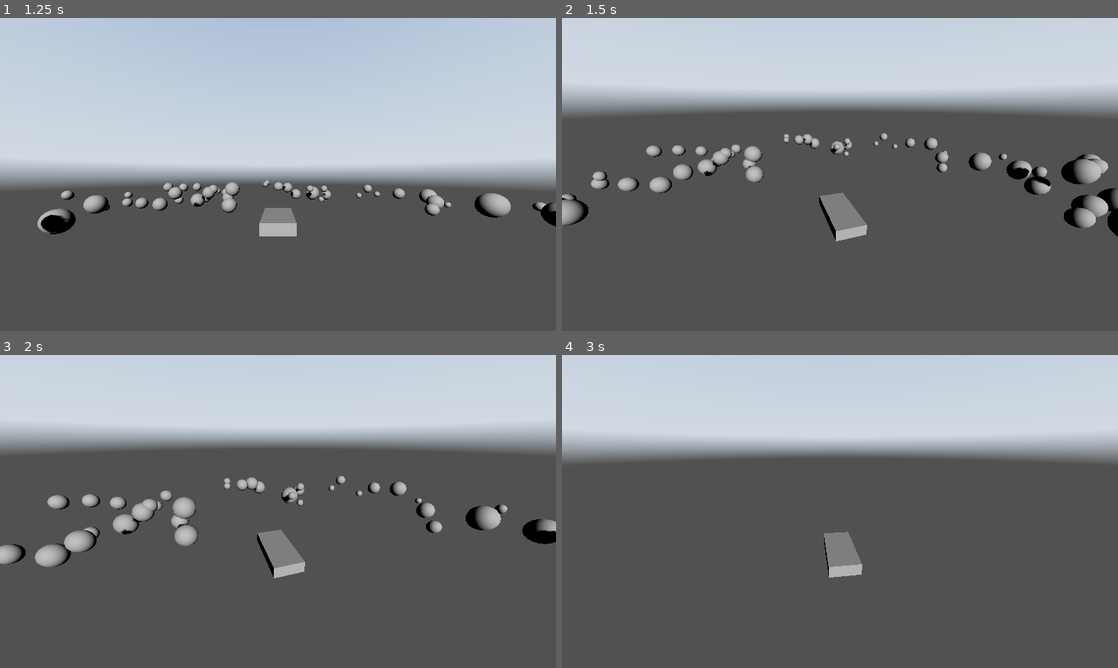
Above: before the commit, frames 1-4 (two rows, left to right).
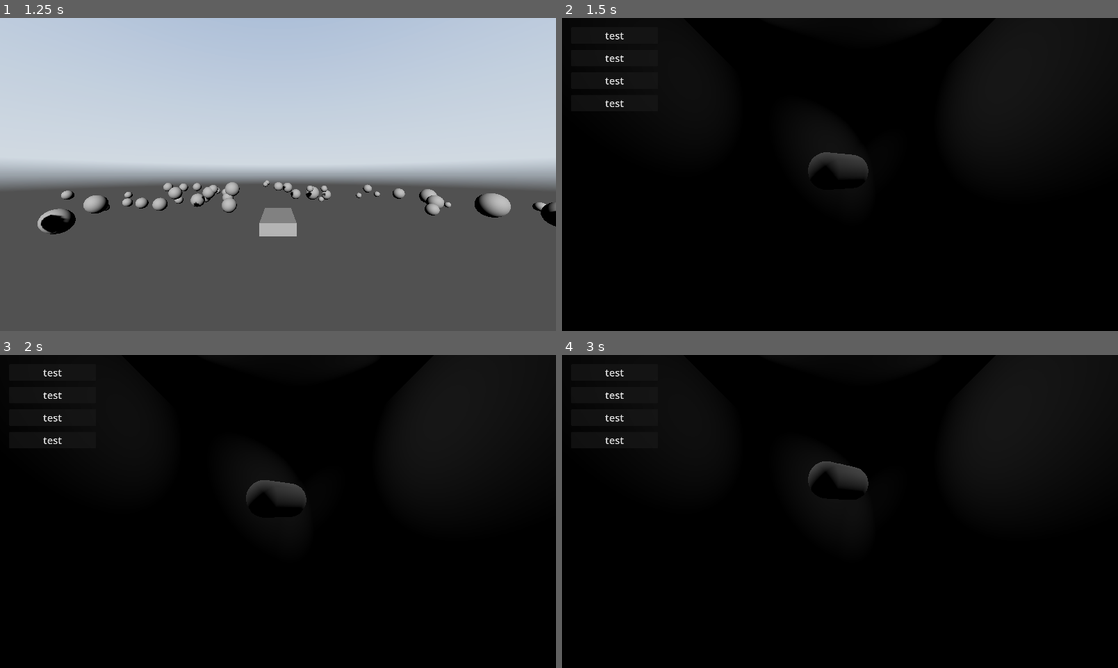
Above: after the commit, the same moments.

Repository: NoFunAllWorkGames/PSX-Strike
Game: Godot game, scene res://scenes/Main_Menu.tscn
The game is run twice, just before and just after one commit, with the same random seed, the same clock (stepped at 60 frames per second) and the same inputs. A sky picture missing from this copy of the repository is replaced by a grey-blue gradient.
Inputs (mouse positions are in pixels of both pictures, inside the frame that each line leads up to):
- Up to frame 1 (1.25 s): click "Start" at 0.5 s
- Up to frame 2 (1.5 s): tap Enter at 1.25 s; move the mouse to (867, 174) at 1.27 s; hold W (ship_forward) from 1.28 s (still down); hold G (interact, bound only after the commit) from 1.28 s (still down)
- Up to frame 3 (2 s): keep holding W (ship_forward); keep holding G (interact, bound only after the commit)
- Up to frame 4 (3 s): keep holding W (ship_forward); move the mouse to (812, 511) at 2.02 s; release G (interact, bound only after the commit) at 2.03 s; tap Space (ship_ascend) at 2.1 s; tap G (interact, bound only after the commit) at 2.3 s; move the mouse to (851, 505) at 2.77 s; hold G (interact, bound only after the commit) from 2.78 s (still down)

Frame 1 is identical in both runs. In frame 2, 99% of the frame differs, in the area x 0-100%, y 0-100%; in frame 3, 99%; in frame 4, 100%.

Commit message:
Update the space map and make it possible to enter the station

Diff:
--- a/project.godot
+++ b/project.godot
@@ -84,6 +84,21 @@
 "events": [Object(InputEventKey,"resource_local_to_scene":false,"resource_name":"","device":-1,"window_id":0,"alt_press …(191 unchanged characters)…
 ]
 }
+interact={
+"deadzone": 0.2,
+"events": [Object(InputEventKey,"resource_local_to_scene":false,"resource_name":"","device":-1,"window_id":0,"alt_pressed":false,"shift_pressed":false,"ctrl_pressed":false,"meta_pressed":false,"pressed":false,"keycode":0,"physical_keycode":71,"key_label":0,"unicode":103,"location":0,"echo":false,"script":null)
+]
+}
+
+[layer_names]
+
+3d_physics/layer_1="Terrain"
+3d_physics/layer_2="Player"
+3d_physics/layer_3="Enemies"
+3d_physics/layer_4="Player_Bullet"
+3d_physics/layer_5="Enemy_Bullet"
+3d_physics/layer_6="Items"
+3d_physics/layer_7="Interactables"
 
 [physics]
 
--- a/scenes/Space.tscn
+++ b/scenes/Space.tscn
@@ -2,15 +2,18 @@
 
 [ext_resource type="PackedScene" uid="uid://cocc38n36ifjn" path="res://scenes/Template.tscn" id="1_3swrr"]
 [ext_resource type="Sky" uid="uid://wimhj3dn3heq" path="res://assets/Skybox/NightSkyHDRI007 /NightSkyHDRI007_2K.tres" id="2_c73yp"]
-[ext_resource type="Script" uid="uid://dc1adp2x5x3yf" path="res://src/circular_asteroid_test.gd" id="2_l0l3b"]
+[ext_resource type="Script" uid="uid://cbdjubbobjtoo" path="res://src/ui/action_prompt.gd" id="2_irlk4"]
 [ext_resource type="PackedScene" uid="uid://duiklfa8xdjer" path="res://scenes/Ships/PlayerShip_Archon.tscn" id="3_3hkh3"]
 [ext_resource type="MultiMesh" uid="uid://2xx6jvea3f7r" path="res://assets/asteroidsMesh.tres" id="3_irlk4"]
+[ext_resource type="Script" uid="uid://bdgcsfkbcq73p" path="res://src/interactables/space_station_outside.gd" id="3_yl7bd"]
 
-[sub_resource type="SphereMesh" id="SphereMesh_l0l3b"]
+[sub_resource type="StandardMaterial3D" id="StandardMaterial3D_yl7bd"]
 
-[sub_resource type="MultiMesh" id="MultiMesh_3hkh3"]
-transform_format = 1
-mesh = SubResource("SphereMesh_l0l3b")
+[sub_resource type="StandardMaterial3D" id="StandardMaterial3D_irlk4"]
+albedo_color = Color(1, 0, 0, 1)
+
+[sub_resource type="BoxShape3D" id="BoxShape3D_3hkh3"]
+size = Vector3(5, 5, 5)
 
 [sub_resource type="Environment" id="Environment_l0l3b"]
 background_mode = 2
@@ -21,12 +24,68 @@
 
 [node name="Scene" unique_id=1408701904 instance=ExtResource("1_3swrr")]
 
+[node name="CanvasLayer" type="CanvasLayer" parent="Canvases" parent_id_path=PackedInt32Array(1266257925) index="0" unique_id=473764402]
+
+[node name="SpaceUI" type="Control" parent="Canvases/CanvasLayer" index="0" unique_id=718956960]
+layout_mode = 3
+anchors_preset = 15
+anchor_right = 1.0
+anchor_bottom = 1.0
+grow_horizontal = 2
+grow_vertical = 2
+mouse_filter = 1
+
+[node name="CenterContainer" type="CenterContainer" parent="Canvases/CanvasLayer/SpaceUI" index="0" unique_id=129925316]
+layout_mode = 1
+anchors_preset = 15
+anchor_right = 1.0
+anchor_bottom = 1.0
+grow_horizontal = 2
+grow_vertical = 2
+
+[node name="ActionPrompt" type="Label" parent="Canvases/CanvasLayer/SpaceUI/CenterContainer" index="0" unique_id=1055600979]
+layout_mode = 2
+theme_override_font_sizes/font_size = 32
+horizontal_alignment = 3
+script = ExtResource("2_irlk4")
 
 [node name="Asteroids" type="MultiMeshInstance3D" parent="World/Environment" parent_id_path=PackedInt32Array(1932253135) index="0" unique_id=1545041538]
 multimesh = ExtResource("3_irlk4")
 
+[node name="SpaceStation" type="CSGCombiner3D" parent="World/Environment" parent_id_path=PackedInt32Array(1932253135) index="1" unique_id=1998275679]
+transform = Transform3D(1, 0, 0, 0, 1, 0, 0, 0, 1, 0, 0, 21.893639)
+use_collision = true
+collision_mask = 66
+script = ExtResource("3_yl7bd")
+
+[node name="OmniLight3D" type="OmniLight3D" parent="World/Environment/SpaceStation" index="0" unique_id=1325313887]
+transform = Transform3D(1, 0, 0, 0, 1, 0, 0, 0, 1, 0, 0, 0.47268486)
+light_energy = 3.519
+light_bake_mode = 1
+omni_range = 5.895
+
+[node name="Hull" type="CSGBox3D" parent="World/Environment/SpaceStation" index="1" unique_id=1583875388]
+transform = Transform3D(1, 0, 0, 0, 1, 0, 0, 0, 1, 0, 0, 3.0482998)
+size = Vector3(10, 10, 10)
+material = SubResource("StandardMaterial3D_yl7bd")
+
+[node name="Entry" type="CSGBox3D" parent="World/Environment/SpaceStation/Hull" index="0" unique_id=1019731145]
+transform = Transform3D(1, 0, 0, 0, 1, 0, 0, 0, 1, 0, 0, -2.5847397)
+operation = 2
+size = Vector3(5, 5, 5)
+material = SubResource("StandardMaterial3D_irlk4")
+
+[node name="Area3D" type="Area3D" parent="World/Environment/SpaceStation/Hull" index="1" unique_id=348564566]
+transform = Transform3D(1, 0, 0, 0, 1, 0, 0, 0, 1, 0, 0, -1.5865917)
+collision_layer = 64
+collision_mask = 2
+
+[node name="CollisionShape3D" type="CollisionShape3D" parent="World/Environment/SpaceStation/Hull/Area3D" index="0" unique_id=840013725]
+transform = Transform3D(1, 0, 0, 0, 1, 0, 0, 0, 1, 0, 0, -0.86234665)
+shape = SubResource("BoxShape3D_3hkh3")
 
 [node name="PlayerShipArchon" parent="World/Characters" parent_id_path=PackedInt32Array(356321642) index="0" unique_id=34192894 instance=ExtResource("3_3hkh3")]
+collision_layer = 2
 
 [node name="SpawnPoint" type="Marker3D" parent="World/Characters" parent_id_path=PackedInt32Array(356321642) index="1" unique_id=206917417]
 
--- a/singletons/signal_bus.gd
+++ b/singletons/signal_bus.gd
@@ -7,3 +7,6 @@
 # Audio
 signal play_sfx_requested(sfx_id: String)
 signal play_music_requested(music_id: String)
+
+# UI
+signal display_action_label(message: String)
--- /dev/null
+++ b/src/interactables/space_station_outside.gd
@@ -0,0 +1,16 @@
+extends Node
+
+func _ready() -> void:
+	var area_3d: Area3D = get_node("Hull/Area3D")
+	area_3d.body_entered.connect(_on_area_3d_body_entered)
+	area_3d.body_exited.connect(_on_area_3d_body_exited)
+
+func _on_area_3d_body_entered(body: Node3D) -> void:
+	SignalBus.display_action_label.emit("Press G to enter")
+
+func _on_area_3d_body_exited(body: Node3D) -> void:
+	SignalBus.display_action_label.emit("")
+
+func _unhandled_input(event: InputEvent) -> void:
+	if event is InputEventKey and event.is_action_pressed("interact"):
+		get_tree().change_scene_to_file("res://scenes/Station.tscn")
--- /dev/null
+++ b/src/ui/action_prompt.gd
@@ -0,0 +1,9 @@
+extends Label
+
+
+func _ready() -> void:
+	SignalBus.display_action_label.connect(_on_display_action_label)
+
+func _on_display_action_label(message: String) -> void:
+	text = message
+	visible = message != ""
Not shown, added: src/interactables/space_station_outside.gd.uid
Not shown, added: src/ui/action_prompt.gd.uid
